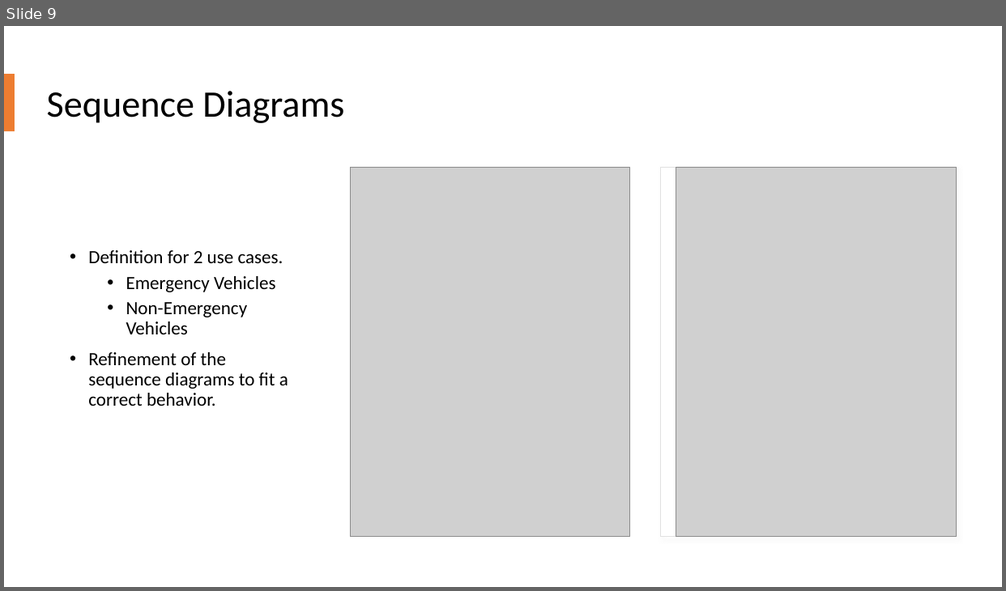
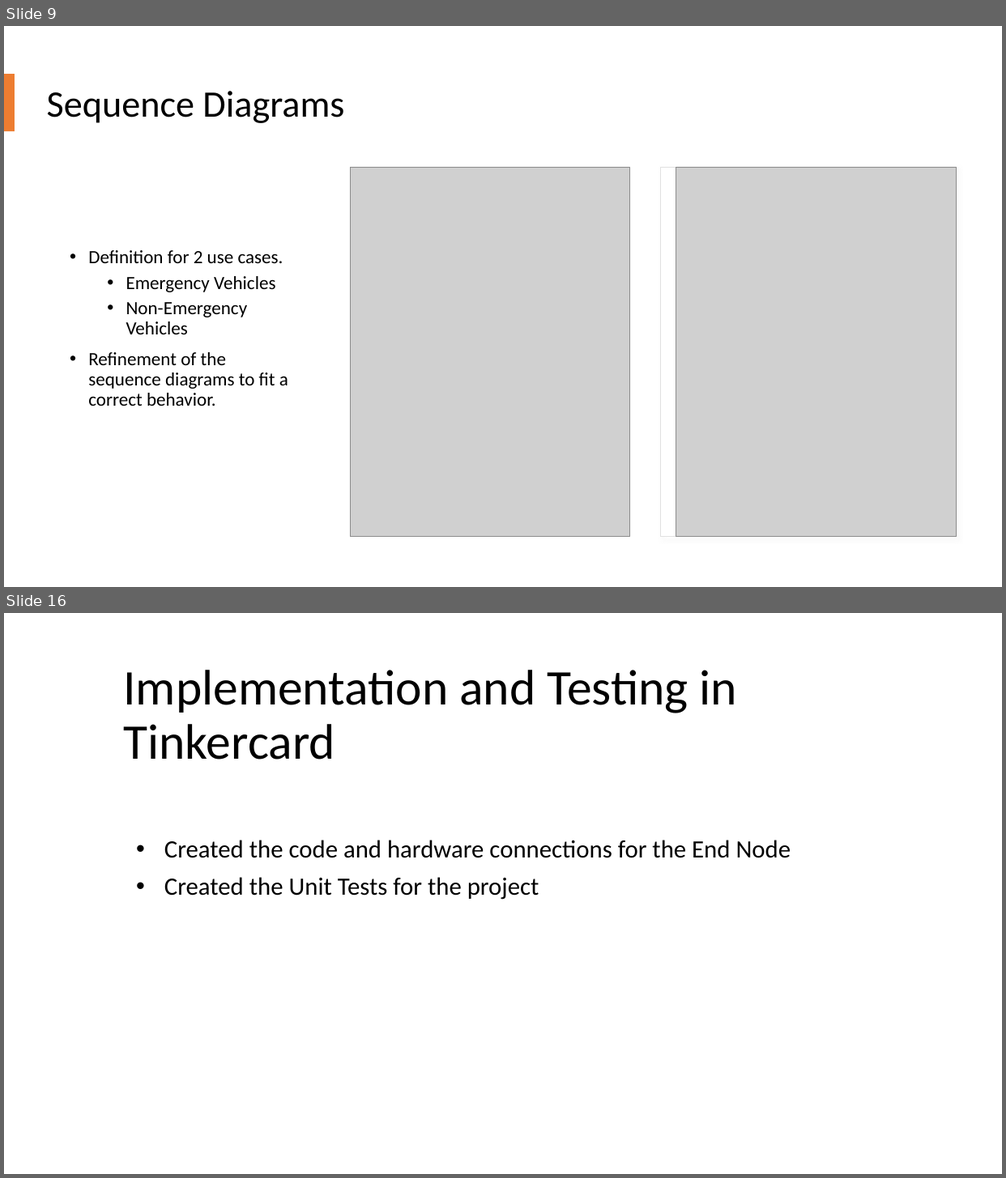
Before and after one commit to allerter/ESE-Smart-City, a slide deck: Requirements/Presentations/Presentation_Luis.pptx. Shown one above the other, each under a label of ours: slide 9 before the commit, slides 9 and 16 after it; the slides between them are not shown. The pictures are 1006x591 and 1006x1178 pixels, drawn with LibreOffice and Linux fonts; fonts in the diff are those of the drawing; grey boxes stand for pictures. Boxes give left, top, right and bottom in pixels: in the first picture for what was removed or moved away, otherwise in the second. Text is boxed around its words. In the diff, an @@ line names an element or a change of style, - is before the commit and + after.

```diff
--- a/Requirements/Presentations/Presentation_Luis.pptx
+++ b/Requirements/Presentations/Presentation_Luis.pptx
@@ slide 16 added at box(4, 613, 1002, 1174), background #FFFFFF @@
@@ title added at box(123, 670, 737, 760), 48 pt, text #000000 @@
+Implementation and Testing in Tinkercard
@@ subtitle added at box(164, 840, 791, 900), 24 pt, text #000000 @@
+• Created the code and hardware connections for the End Node
+• Created the Unit Tests for the project
```
Also in this commit, not shown: 12 other slides added, 4 other files.
